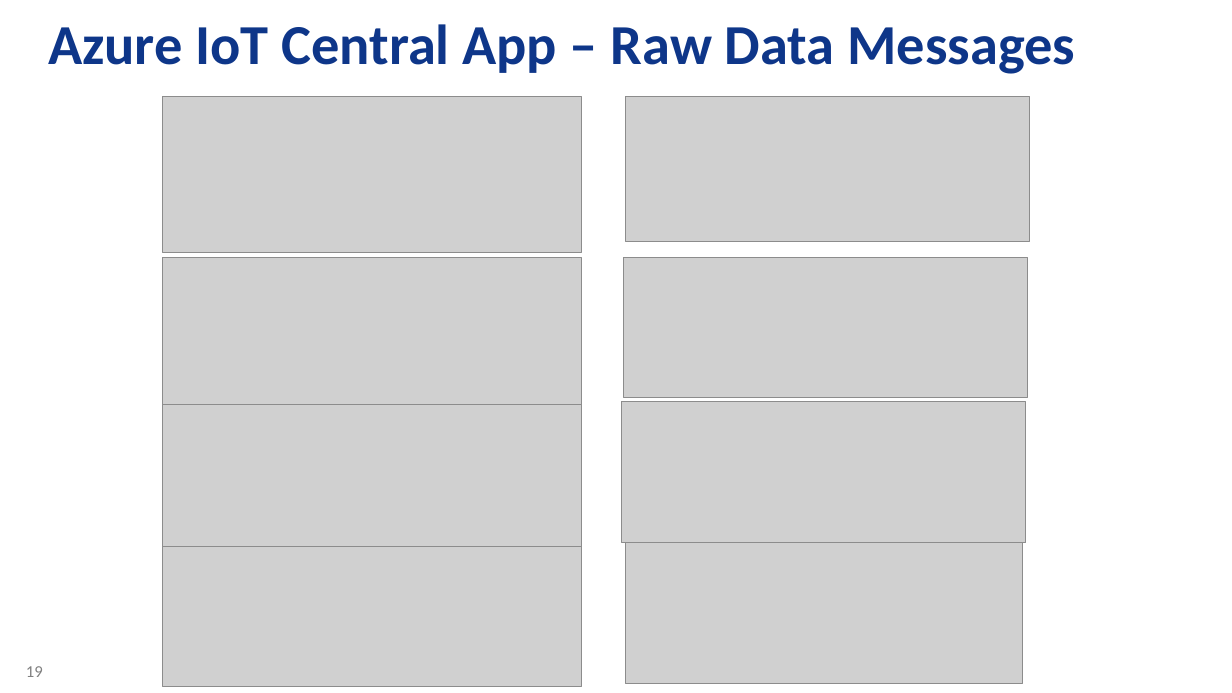
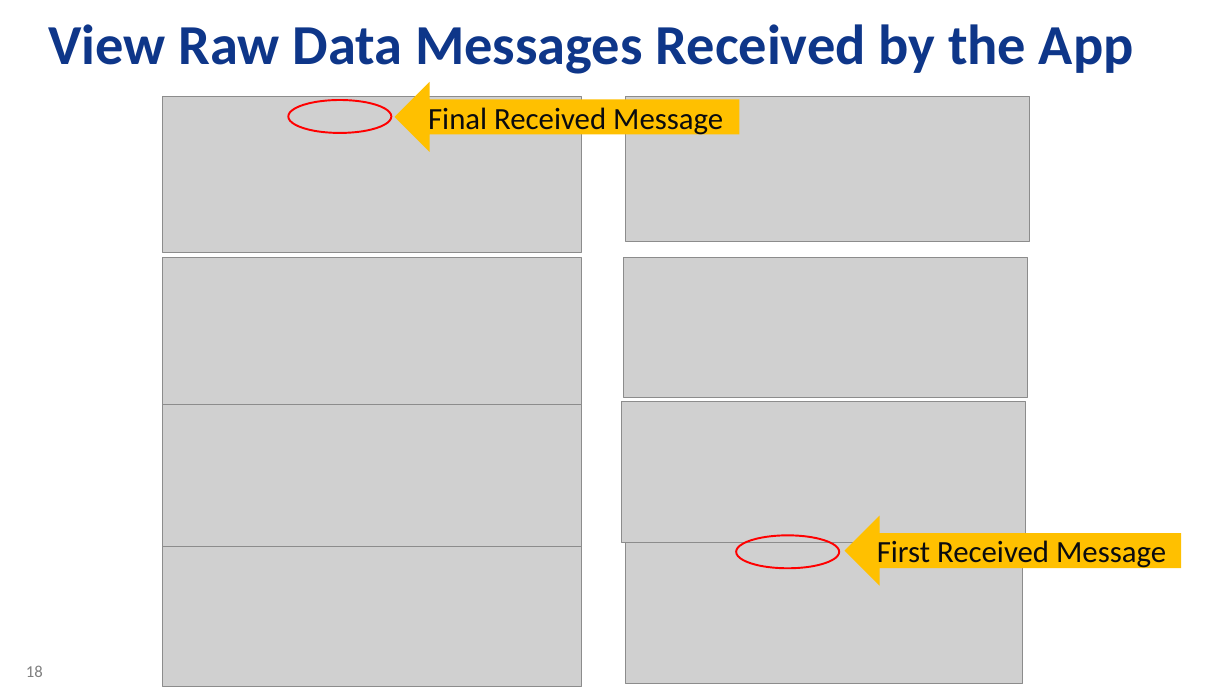
Before and after one commit to daisukeiot/Microchip-SAM-IoT-Wx-1, a slide deck: slide 18 of device_model/SAM-IoT-WM-v2.pptx (slide 19 before the commit). Drawn at 1232x693 pixels with LibreOffice and Linux fonts; fonts in the diff are those of the drawing; grey boxes stand for pictures; background and template pictures are left out. Boxes give left, top, right and bottom in pixels: in the first picture for what was removed or moved away, otherwise in the second. Text is boxed around its words. In the diff, an @@ line names an element or a change of style, - is before the commit and + after.

```diff
--- a/device_model/SAM-IoT-WM-v2.pptx
+++ b/device_model/SAM-IoT-WM-v2.pptx
@@ title at (48,24,1134,74): text changed @@
-Azure IoT Central App – Raw Data Messages
+View Raw Data Messages Received by the App
@@ left arrow added at (395,82,739,152), fill #FFC000, 24 pt, text #0A0B0F @@
+Final Received Message
@@ ellipse added at (288,100,391,133), outline #FF0000 1.5 pt @@
@@ ellipse added at (737,535,839,568), outline #FF0000 1.5 pt @@
@@ left arrow added at (845,516,1181,586), fill #FFC000, 24 pt, text #0A0B0F @@
+First Received Message
@@ page number at (26,665,43,677): text changed @@
-19
+18
```
Also in this commit, not shown: 4 other slides changed.
